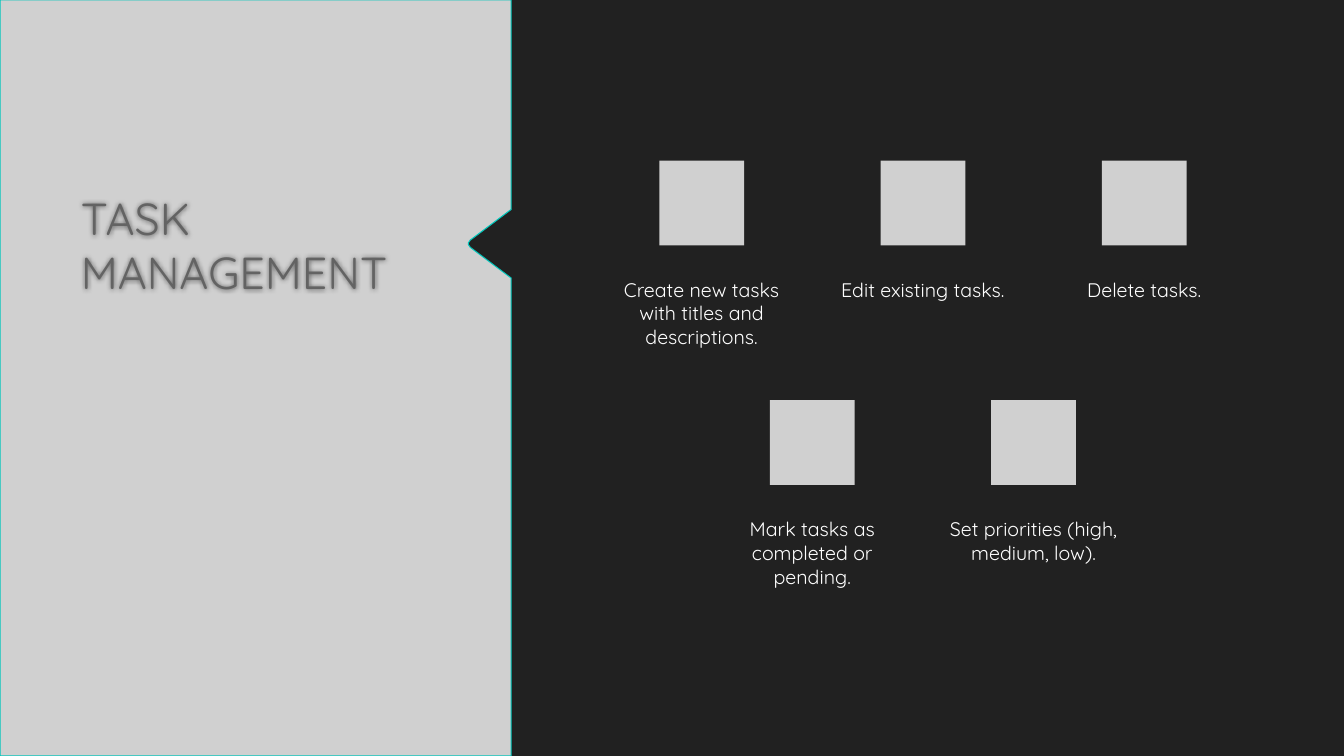
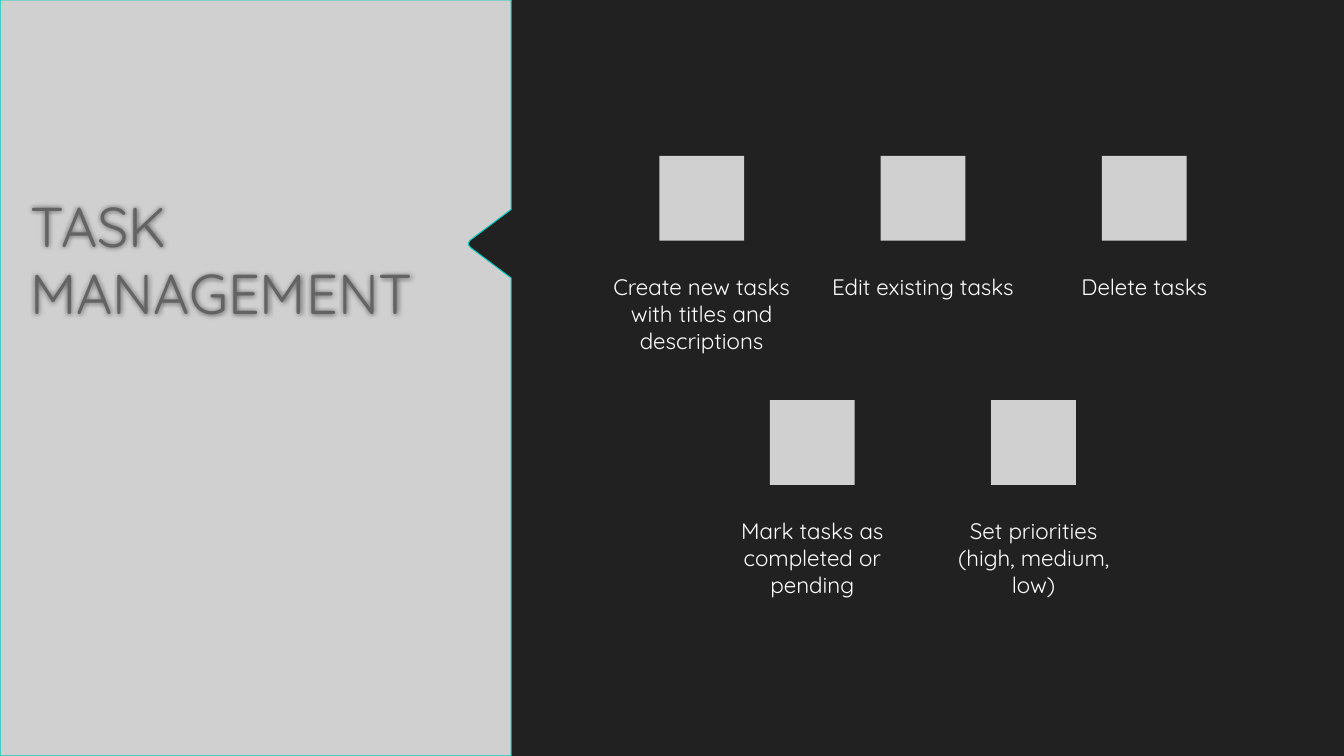
Before and after one commit to BadrGello/Task-Management-App, a slide deck: slide 5 of Documents/HCI Project Proposal.pptx. Drawn at 1344x756 pixels with LibreOffice and Linux fonts; fonts in the diff are those of the drawing; grey boxes stand for pictures; background and template pictures are left out. Boxes give left, top, right and bottom in pixels: in the first picture for what was removed or moved away, otherwise in the second. Text is boxed around its words. In the diff, an @@ line names an element or a change of style, - is before the commit and + after.

Commit message:
change the font and the study techniques

```diff
--- a/Documents/HCI Project Proposal.pptx
+++ b/Documents/HCI Project Proposal.pptx
@@ 3 pictures: place and size @@
-3 pictures at [659, 160, 1187, 245]
+3 pictures at [659, 156, 1187, 241]
@@ title "TASK MANAGEMENT": place and size @@
-title "TASK MANAGEMENT" at [81, 203, 387, 290]
+title "TASK MANAGEMENT" at [30, 207, 412, 316]
@@ title "TASK MANAGEMENT" at [30, 207, 412, 316]: size 32 to 40 pt @@
@@ text at [613, 278, 790, 354]: text changed; size 14 to 16 pt @@
-Create new tasks with titles and descriptions.
+Create new tasks with titles and descriptions
@@ text at [832, 278, 1014, 300]: text changed; size 14 to 16 pt @@
-Edit existing tasks.
+Edit existing tasks
@@ text at [1081, 278, 1207, 296]: text changed; size 14 to 16 pt @@
-Delete tasks.
+Delete tasks
@@ text at [741, 522, 884, 598]: text changed; size 14 to 16 pt @@
-Mark tasks as completed or pending.
+Mark tasks as completed or pending
@@ text at [958, 523, 1109, 597]: text changed; size 14 to 16 pt @@
-Set priorities (high, medium, low).
+Set priorities (high, medium, low)
```
Also in this commit, not shown: 11 other slides changed.
